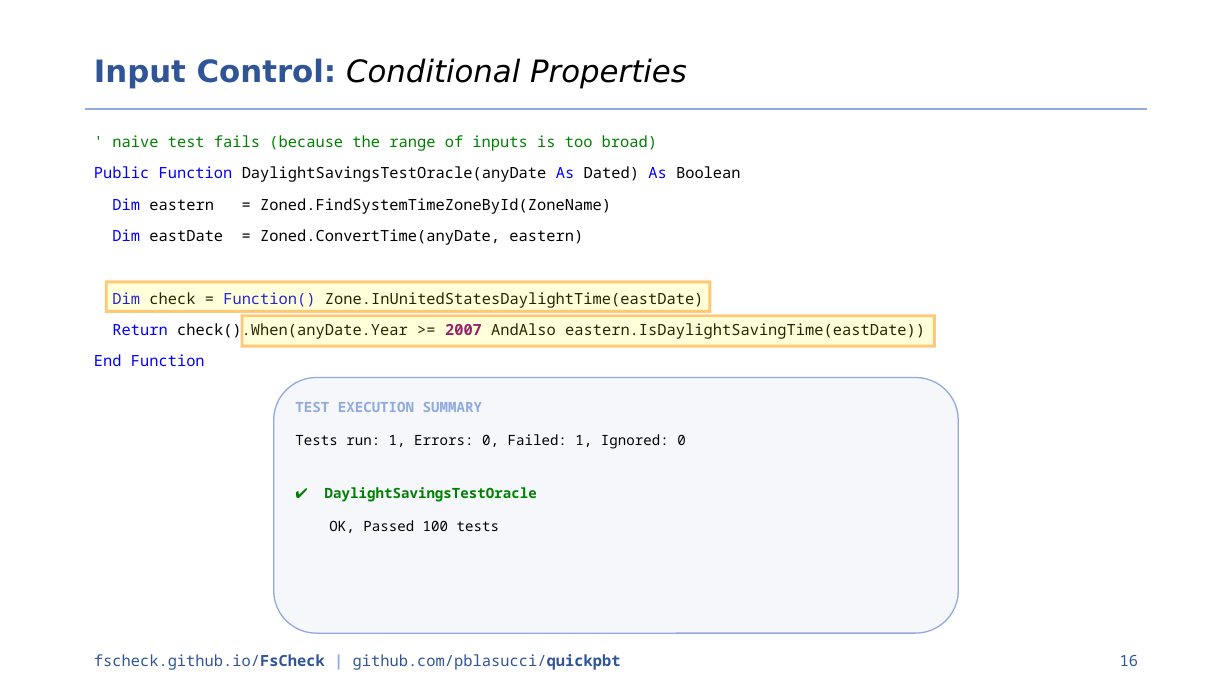
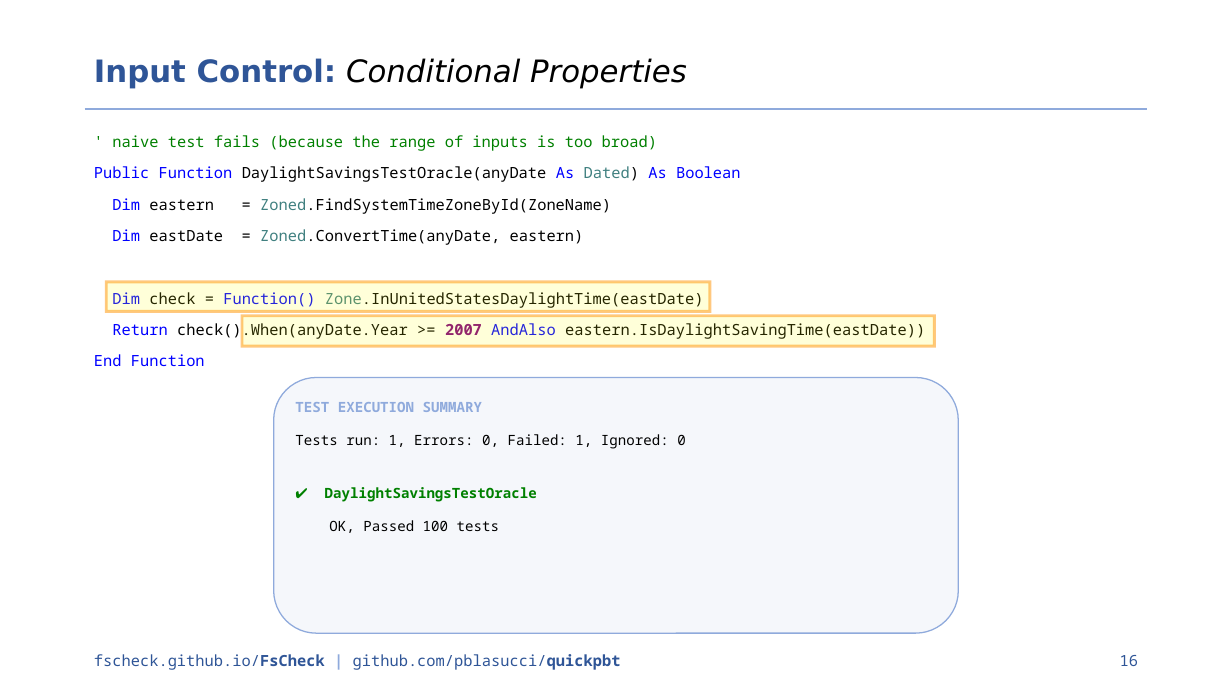
Before and after one commit to pblasucci/quickpbt, a slide deck: slide 16 of media/quickpbt.pptx. Drawn at 1232x693 pixels with LibreOffice and Linux fonts; fonts in the diff are those of the drawing. Boxes give left, top, right and bottom in pixels: in the first picture for what was removed or moved away, otherwise in the second. Text is boxed around its words. In the diff, an @@ line names an element or a change of style, - is before the commit and + after.

Commit message:
more tweaks to slide deck (colors, mostly)

```diff
--- a/media/quickpbt.pptx
+++ b/media/quickpbt.pptx
@@ text at (94,166,925,340): text colour #000000 to #408080 in "Dated)", "Zoned.FindSystemTimeZoneById(ZoneName)", "Zoned.ConvertTime(anyDate,", "Zone.InUnitedStatesDaylightTime(eastDate)"; text colour #000000 to #0000FF in "Boolean", "AndAlso" @@
```
Also in this commit, not shown: 12 other slides changed, 1 other file.
